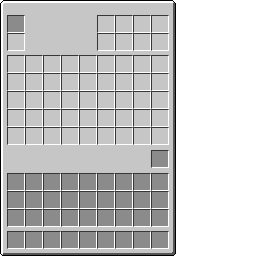
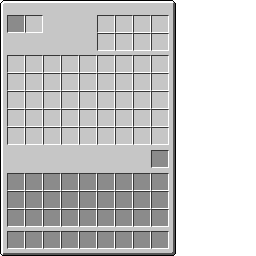
Revision of a layered 256 x 256 image; what changed, layer by layer:
painted on "Slots" over [7, 15, 43, 51]
